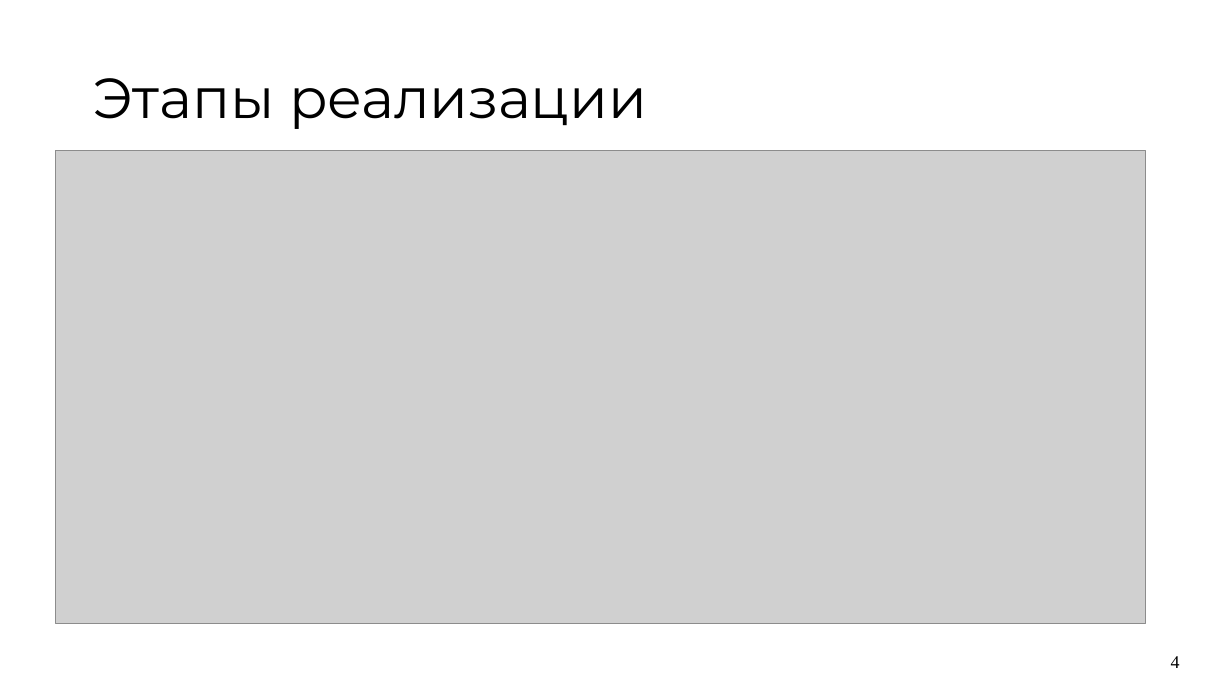
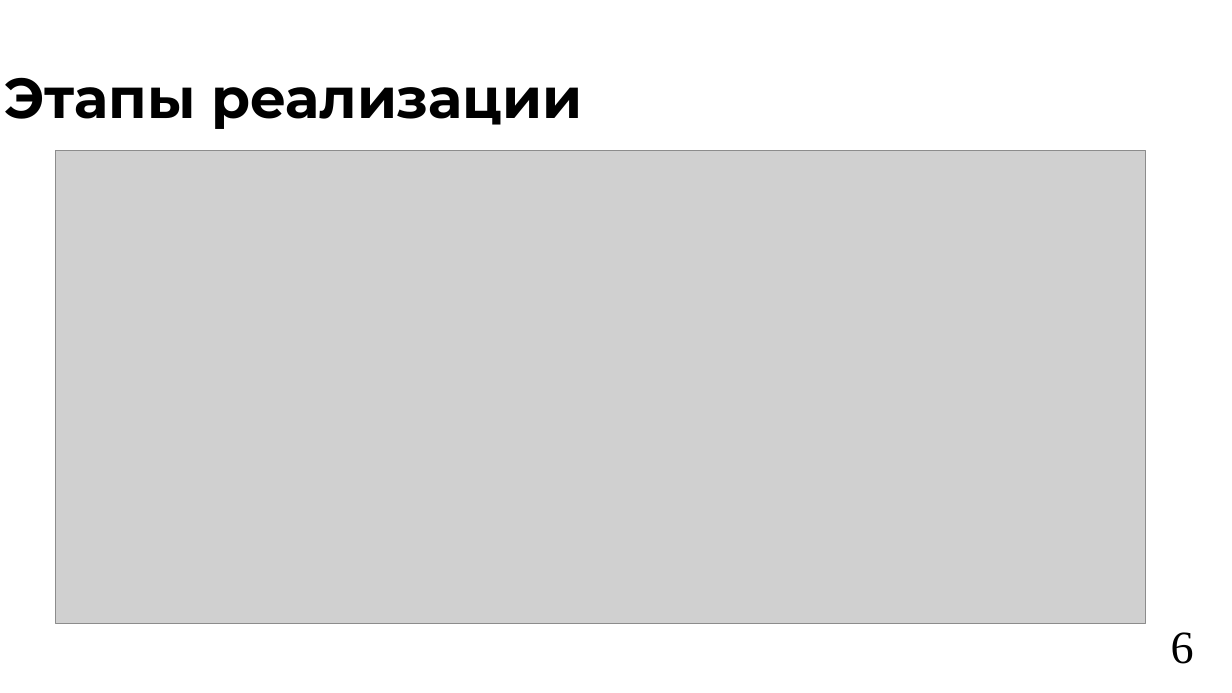
Before and after one commit to vafeenHub/VSU-scientific-activities_6-7-8-semester, a slide deck: slide 6 of src/works/diploma/presentation.odp (slide 4 before the commit). Drawn at 1232x693 pixels with LibreOffice and Linux fonts; fonts in the diff are those of the drawing; grey boxes stand for pictures. Boxes give left, top, right and bottom in pixels: in the first picture for what was removed or moved away, otherwise in the second. Text is boxed around its words. In the diff, an @@ line names an element or a change of style, - is before the commit and + after.

```diff
--- a/src/works/diploma/presentation.odp
+++ b/src/works/diploma/presentation.odp
@@ title "Этапы реализации": place and size @@
-title "Этапы реализации" at box(94, 78, 647, 129)
+title "Этапы реализации" at box(5, 77, 582, 129)
@@ title "Этапы реализации" at box(5, 77, 582, 129): bold on @@
@@ page number removed at box(1171, 656, 1180, 668) @@
-4
@@ page number added at box(1171, 632, 1194, 664), 36 pt, text #000000 @@
+6
```
Also in this commit, not shown: 4 other slides changed, 5 slides added, 6 slides removed, 3 other files.
